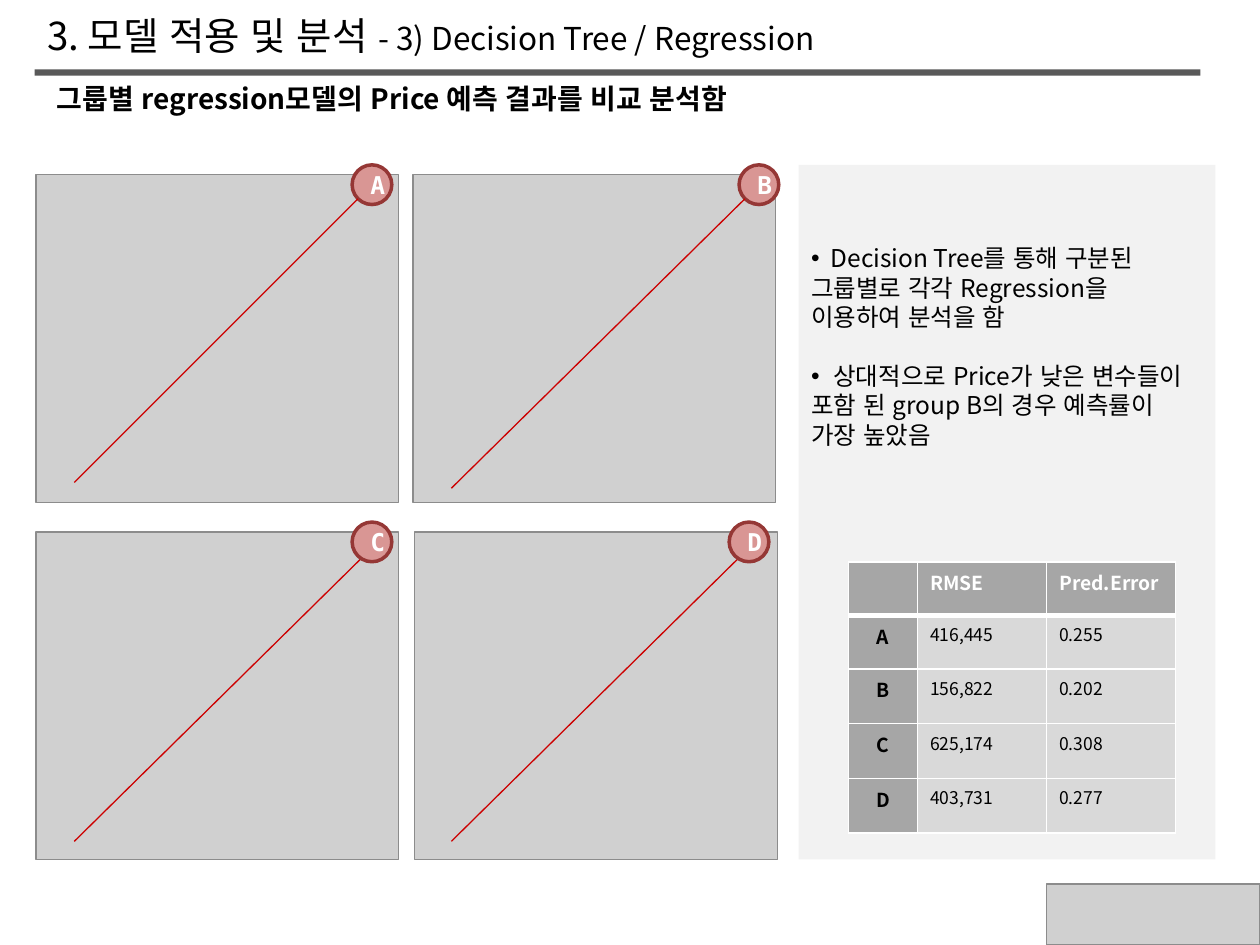
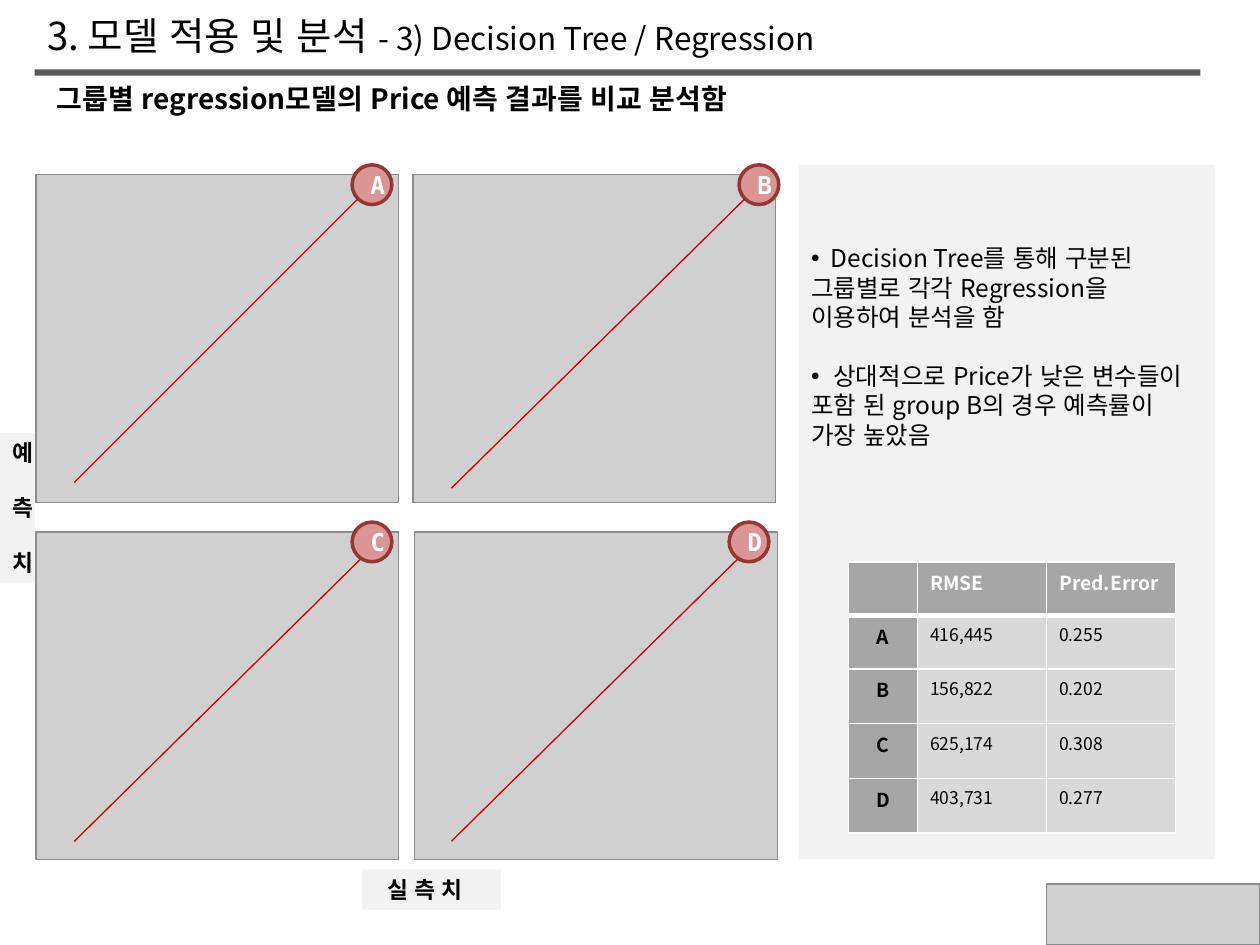
Before and after one commit to SongHaKyu/SongHakyu, a slide deck: slide 9 of Project.pptx. Drawn at 1260x945 pixels with LibreOffice and Linux fonts; fonts in the diff are those of the drawing; grey boxes stand for pictures. Boxes give left, top, right and bottom in pixels: in the first picture for what was removed or moved away, otherwise in the second. Text is boxed around its words. In the diff, an @@ line names an element or a change of style, - is before the commit and + after.

```diff
--- a/Project.pptx
+++ b/Project.pptx
@@ rectangle added at (x1=0, y1=433, x2=35, y2=583), fill #F2F2F2, 13 pt, text #000000, bold @@
+예
+측
+치
@@ rectangle added at (x1=362, y1=869, x2=500, y2=910), fill #F2F2F2, 13 pt, text #000000, bold @@
+실 측 치
```
Also in this commit, not shown: 8 other slides changed, 1 other file.
